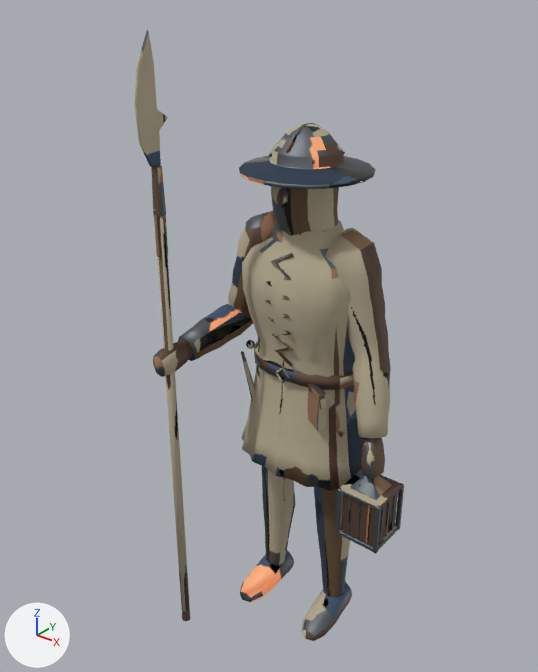
The Blender file Assets/Models/ArtBible/Enemies/High/LanternWarden/LanternWarden.blend, before and after one commit.
Before and after are seen from a 50 mm lens placed at (1.27, -1.8, 2.18), pointed at (-0.06, -0.14, 1.15). Every picture has the same lights, and +X, +Y and +Z are marked at lower left. The first picture is the older version.

Names of what the first picture shows: 'LanternWarden'.
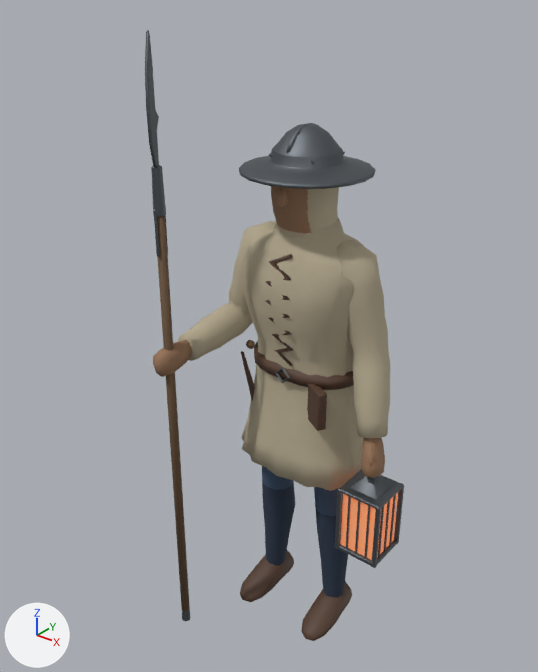
Pixel boxes (x1, y1, x2, y2) of what changed, in the pictures (538 x 672 px; the box of a moved part takes in the faces that stretch with it):
'LanternWarden', reshaped
    before: (134, 30, 404, 641)
    after: (145, 30, 404, 641)
part 1 of me_lanternwarden, moved or reshaped
    before: (339, 526, 398, 551)
    after: (338, 540, 397, 566)
part 2 of me_lanternwarden, moved or reshaped
    before: (212, 211, 391, 417)
    after: (213, 218, 390, 404)
part 3 of me_lanternwarden, moved or reshaped
    before: (335, 468, 404, 554)
    after: (335, 468, 404, 568)
part 4 of me_lanternwarden, moved or reshaped
    before: (134, 30, 168, 167)
    after: (145, 30, 159, 168)
part 5 of me_lanternwarden, surface changed
    before: (134, 30, 404, 640)
    after: (146, 30, 404, 640)

What changed in the scene script:
```text
Change me_lanternwarden:
    used by ob_lanternwarden; location = (0.0, 0.0, 0.0)
    remove me_lanternwarden.from_pydata(...)  # 2588 vertices, 2516 faces; spans x -0.31..0.4, y -0.44..0.18, z 0.0..2.05
    add me_lanternwarden.from_pydata(...)  # 2620 vertices, 2548 faces; spans x -0.31..0.4, y -0.44..0.18, z 0.0..2.05
    me_lanternwarden part 1: the loose piece of 24 vertices spanning x 0.25..0.4, y -0.17..-0.02, z 0.54..0.56 is moved by (0.0, 0.0, -0.06)
    me_lanternwarden part 2: 323 vertices moved from x -0.31..0.31, y -0.16..0.1, z 0.91..1.51 to x -0.31..0.31, y -0.15..0.1, z 0.9..1.48; 32 vertices removed from x -0.1..0.1, y -0.11..0.06, z 1.51; 64 vertices added at x -0.11..0.11, y -0.11..0.07, z 1.47..1.52
    me_lanternwarden part 3: 108 vertices moved from x 0.24..0.4, y -0.17..-0.02, z 0.54..0.55 to x 0.24..0.4, y -0.17..-0.02, z 0.48..0.49
    me_lanternwarden part 4: 20 vertices moved from x -0.27..-0.26, y -0.44..-0.33, z 1.7..1.96 to x -0.3..-0.23, y -0.43..-0.34, z 1.7..1.96; 17 vertices removed from x -0.27..-0.26, y -0.44..-0.33, z 1.7..1.97; 17 vertices added at x -0.29..-0.23, y -0.43..-0.34, z 1.7..1.97
    me_lanternwarden part 5: 2400 kept faces spanning x -0.31..0.4, y -0.44..0.18, z 0.0..2.05 get new texture (UV) coordinates
```
